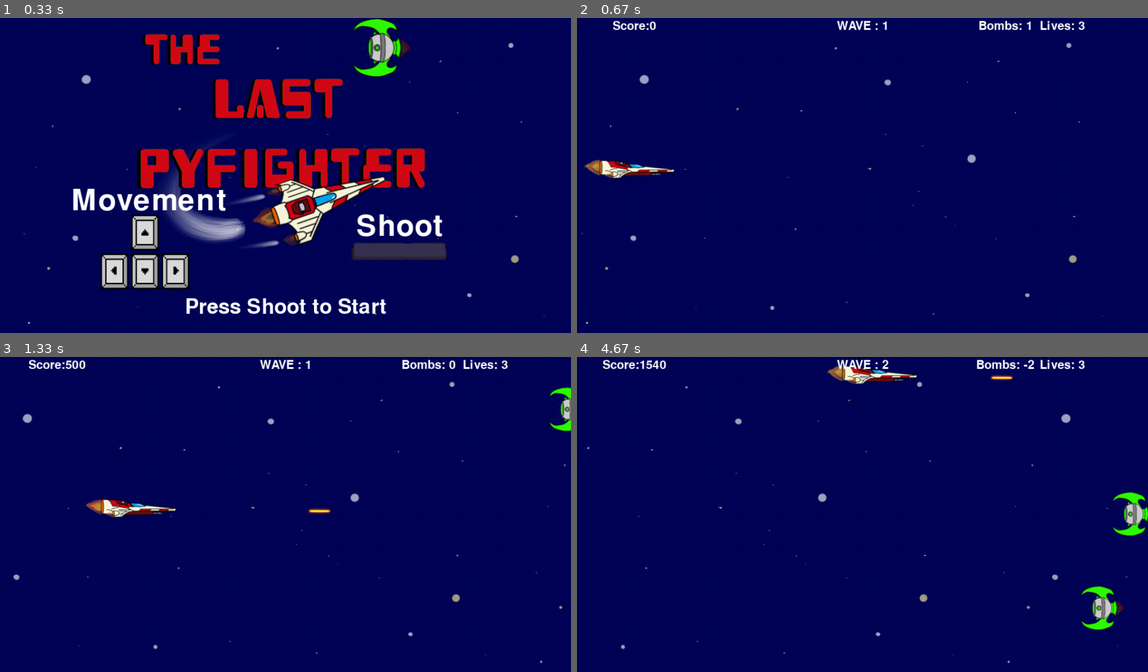
Above: before the commit, frames 1-4 (two rows, left to right).
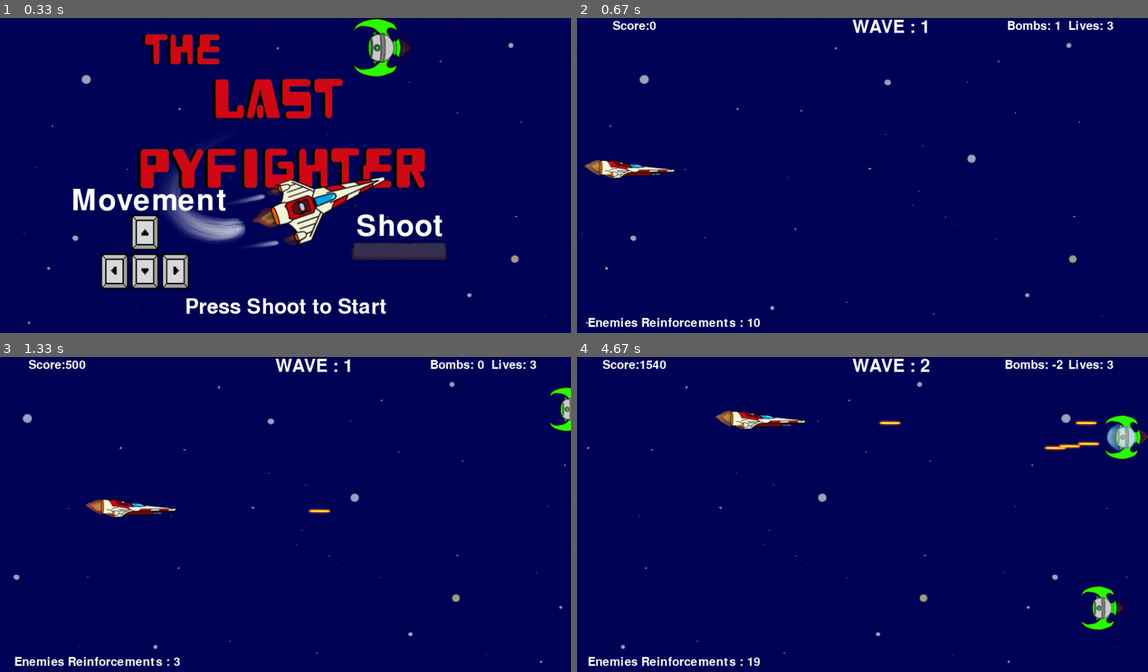
Above: after the commit, the same moments.

Repository: Demi-hero/UoN_Game_Project
Game: pygame game, started from Main.py
Same seed, same stepped clock (60 frames per second), same inputs: the game is played once before the commit and once after it.
Inputs:
- Up to frame 1 (0.33 s): no input
- Up to frame 2 (0.67 s): tap Space at 0.33 s
- Up to frame 3 (1.33 s): tap B at 0.67 s; hold Right from 1 s (still down); tap Space at 1.07 s
- Up to frame 4 (4.67 s): tap Space at 1.37, 1.62, 1.95, 2.25, 3.35, 3.65, 3.78, 4.18, 4.48 s; release Right at 1.47 s; hold Up 1.55-1.85 s; hold Right 1.88-2.35 s; tap B at 2.03, 3.43 s; hold Left 3.28-3.68 s; hold Up 3.72-4.08 s; hold Right from 4.12 s (still down)

Frame 1 is identical in both runs. In frame 2, 1.3% of the frame differs, in the area x 2-94%, y 0-99%; in frame 3, 1.2%; in frame 4, 3.9%, in the area x 2-100%, y 0-99%.

Commit message:
Gives players feedback on the Wave
Now an updating wave counter to tell players how many more aliens are going to spawn

Diff:
--- a/Main.py
+++ b/Main.py
@@ -93,6 +93,7 @@
                     self.wavenum += 1
                     self.message_display("Wave {}".format(self.wavenum), 0.85)
                     pyg.display.update()
+                    self.player.hide()
                     time.sleep(1.5)
                     self.alien_count = self.BASE_count + self.wavenum*5
                     if self.wavenum % 4 == 0:
@@ -118,9 +119,13 @@
 
                 # display lives and score at top of screen
                 self.message_display("Score:{}".format(self.score), 0.025, 0.1, 20)
-                self.message_display("Lives: {}".format(self.lives), 0.025, .85, 20)
-                self.message_display("Bombs: {}".format(self.bombs), 0.025, .75, 20)
-                self.message_display("WAVE : {}".format(self.wavenum), 0.025, font_size=20)
+                self.message_display("Lives: {}".format(self.lives), 0.025, .9, 20)
+                self.message_display("Bombs: {}".format(self.bombs), 0.025, .8, 20)
+                self.message_display("WAVE : {}".format(self.wavenum), 0.029, .55, font_size=30)
+                if self.alien_count > 0:
+                    self.message_display("Enemies Reinforcements : {}".format(self.alien_count), 0.95, .17, 20)
+                else:
+                    self.message_display("Enemies Reinforcements : 0".format(self.alien_count), 0.98, .17, 20)
                 # if out of lives - game over (see eventhandler)
                 if self.lives < 1:
                     self.gameover(self.Board, self.player, self.Files["scores"])
